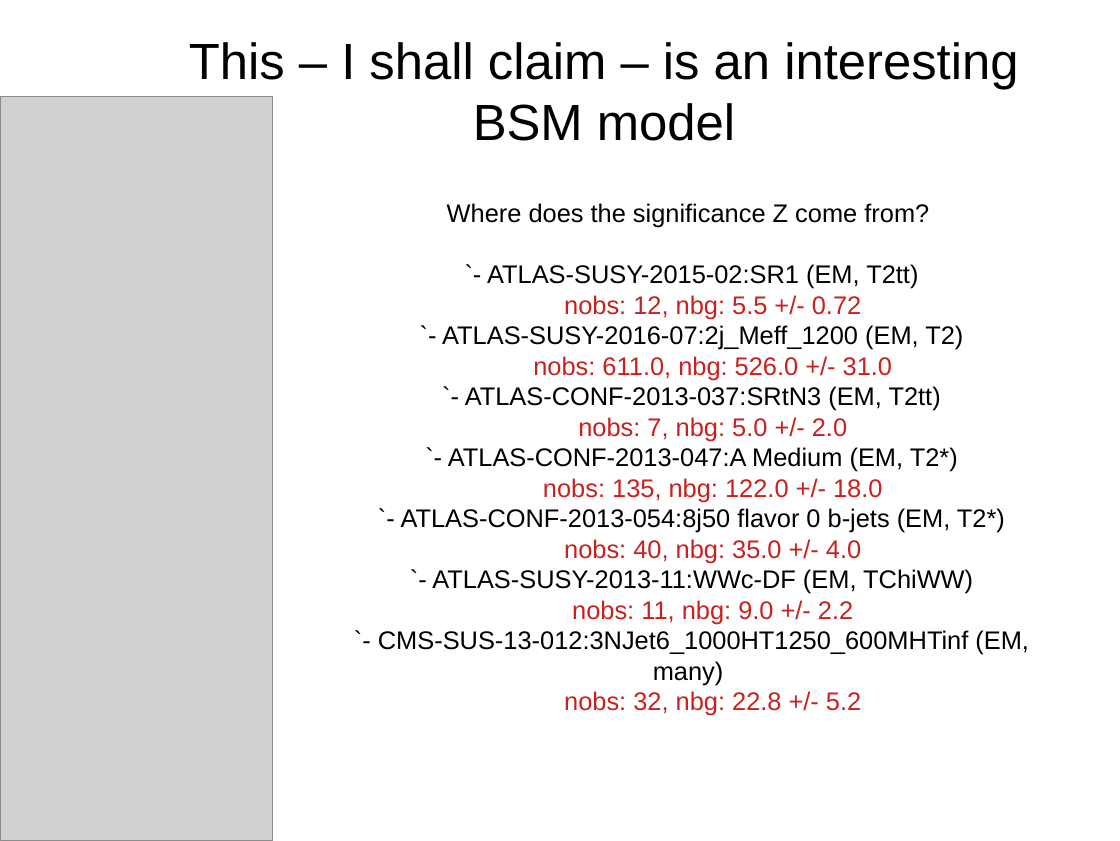
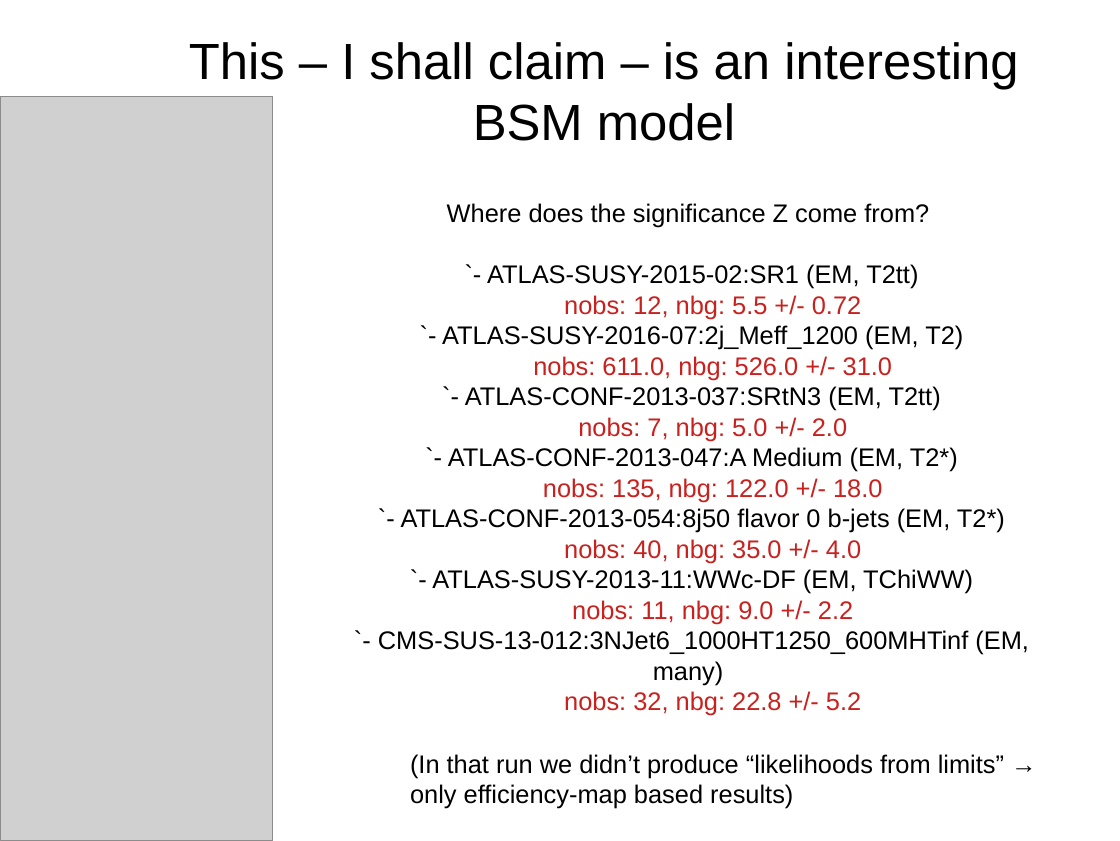
Before and after one commit to SModelS/smodels-utils, a slide deck: slide 7 of combinations/amb.odp. Drawn at 1120x841 pixels with LibreOffice and Linux fonts; fonts in the diff are those of the drawing; grey boxes stand for pictures. Boxes give left, top, right and bottom in pixels: in the first picture for what was removed or moved away, otherwise in the second. Text is boxed around its words. In the diff, an @@ line names an element or a change of style, - is before the commit and + after.

Commit message:
added slide about likelihoods

```diff
--- a/combinations/amb.odp
+++ b/combinations/amb.odp
@@ text added at box(410, 754, 1004, 809), 18 pt, text #000000 @@
+(In that run we didn’t produce “likelihoods from limits” → only efficiency-map based results)
```
Also in this commit, not shown: 1 other slide changed, 1 slide added.
